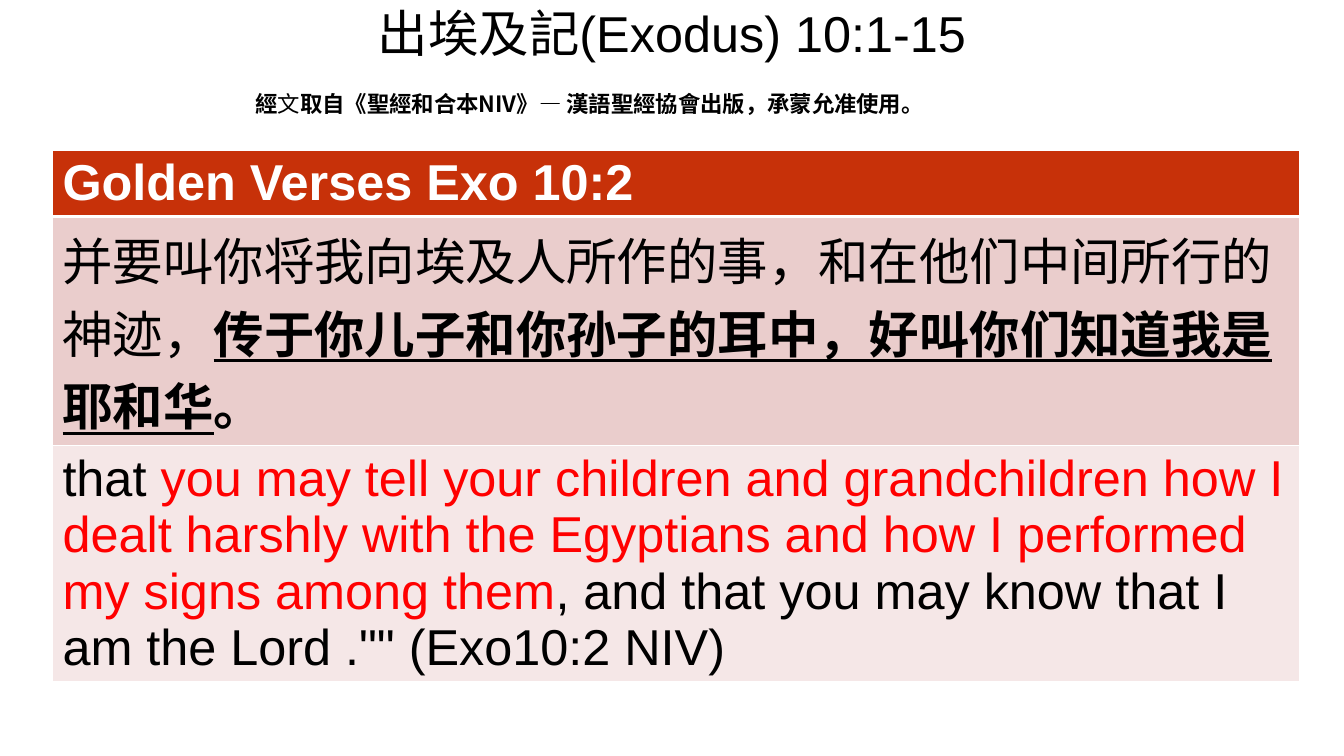
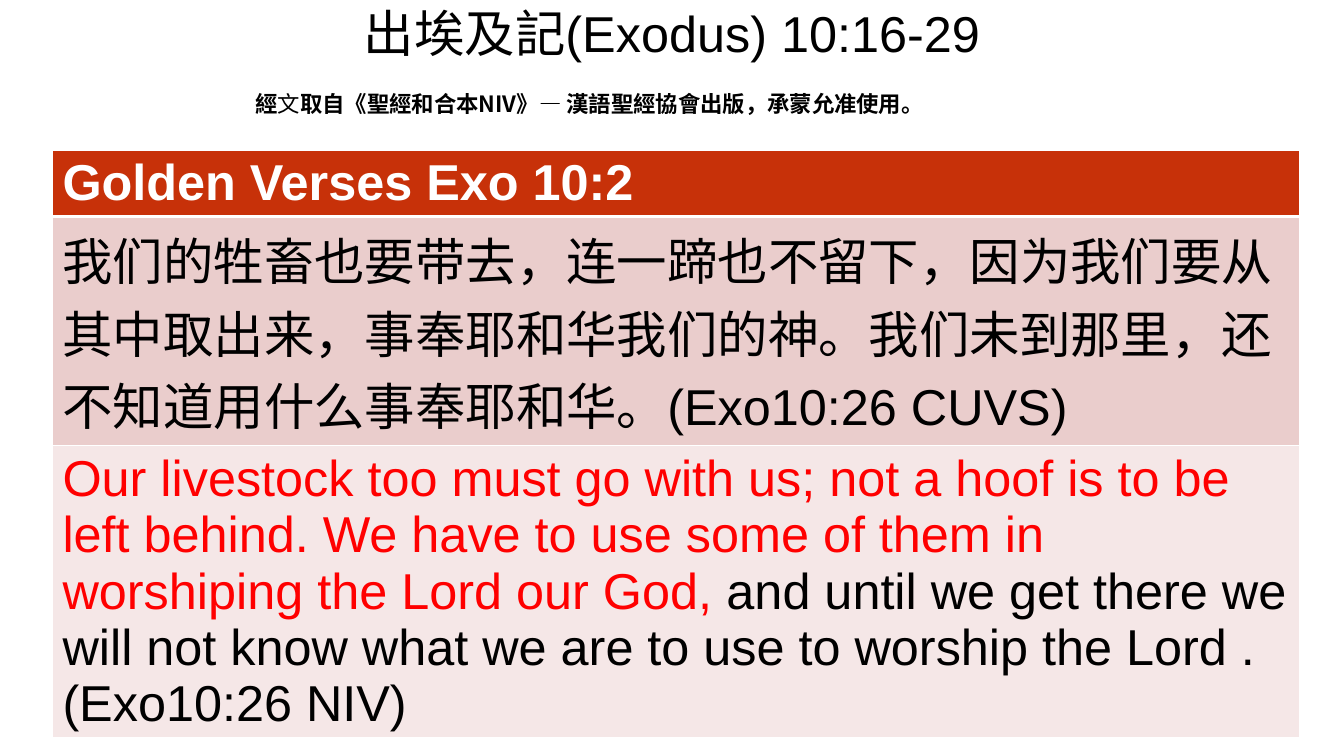
Before and after one commit to wdingbox/accc_2025_pp, a slide deck: slide 3 of ppt/Exodus/exo10_16_29.pptx. Drawn at 1344x756 pixels with LibreOffice and Linux fonts; fonts in the diff are those of the drawing; background and template pictures are left out. Boxes give left, top, right and bottom in pixels: in the first picture for what was removed or moved away, otherwise in the second. Text is boxed around its words. In the diff, an @@ line names an element or a change of style, - is before the commit and + after.

```diff
--- a/ppt/Exodus/exo10_16_29.pptx
+++ b/ppt/Exodus/exo10_16_29.pptx
@@ title at [364,9,980,63]: text changed @@
-出埃及記(Exodus) 10:1-15
+出埃及記(Exodus) 10:16-29
@@ table at [52,150,1301,735] @@
-row 2, column 1: 并要叫你将我向埃及人所作的事，和在他们中间所行的神迹，传于你儿子和你孙子的耳中，好叫你们知道我是耶和华。
+row 2, column 1: 我们的牲畜也要带去，连一蹄也不留下，因为我们要从其中取出来，事奉耶和华我们的神。我们未到那里，还不知道用什么事奉耶和华。(Exo10:26 CUVS)
@@ row 3, column 1: "that you may tell your children and grandchildren how I dealt harshly with the Egyptians and how I performed my signs among them, and that you may know that I am the Lord ."" (Exo10:2 NIV)" to "Our livestock too must go with us; not a hoof is to be left behind. We have to use some of them in worshiping the Lord our God, and until we get there we will not know what we are to use to worship the Lord .(Exo10:26 NIV)" @@
```
Also in this commit, not shown: 5 other slides changed, 4 other files.
